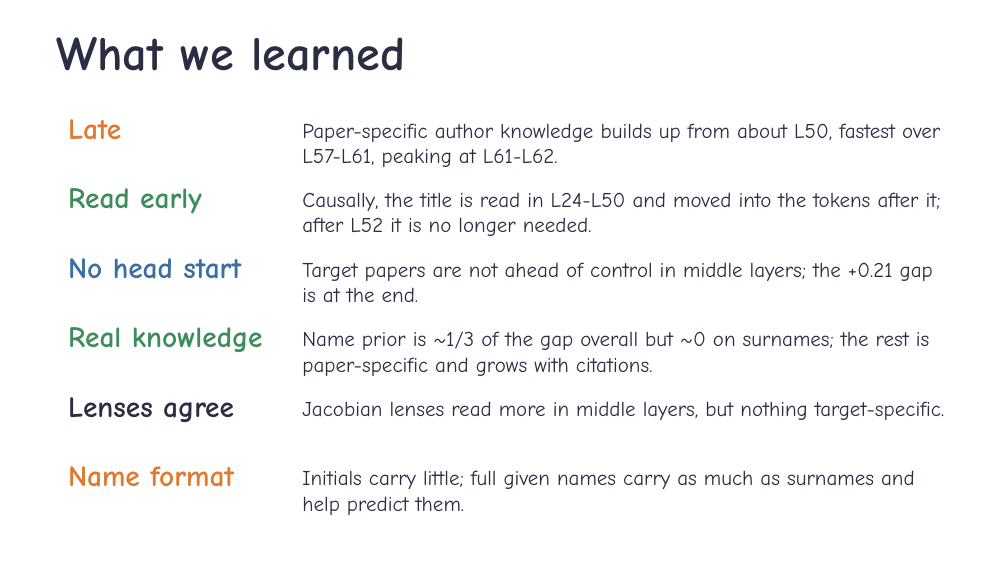
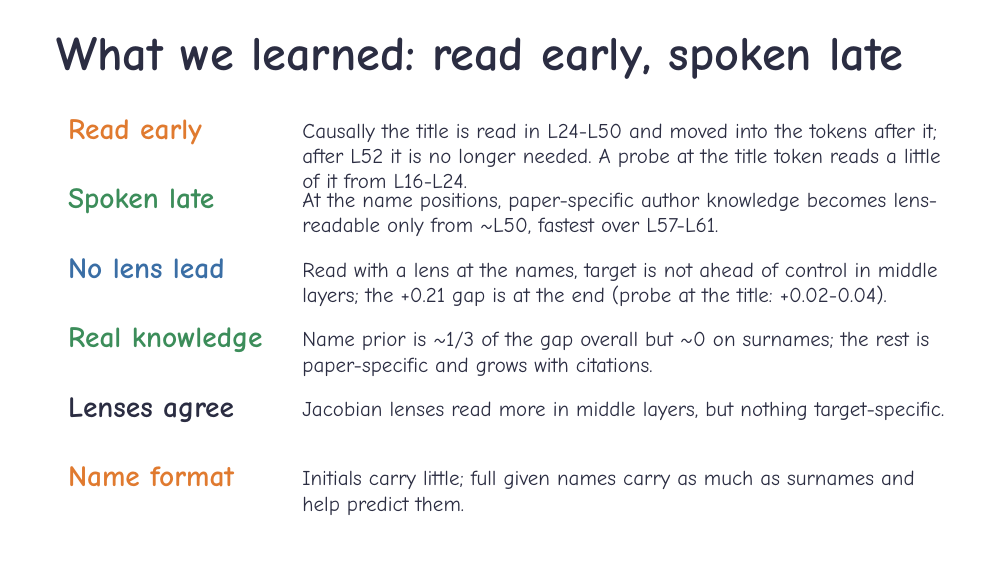
Before and after one commit to ZhiQ1/jlens-authorship-recall, a slide deck: slide 13 of experiment_files/351_stage10/reports/talk/Stage10_author_readout_talk.pptx (slide 22 before the commit). Drawn at 1008x567 pixels with LibreOffice and Linux fonts; fonts in the diff are those of the drawing; background and template pictures are left out. Boxes give left, top, right and bottom in pixels: in the first picture for what was removed or moved away, otherwise in the second. Text is boxed around its words. In the diff, an @@ line names an element or a change of style, - is before the commit and + after.

Commit message:
Report and talk: data provenance, label and lens-fitting details, Stage 11 design details, read-early/spoken-late wording; Stage 12 fit takeover

```diff
--- a/experiment_files/351_stage10/reports/talk/Stage10_author_readout_talk.pptx
+++ b/experiment_files/351_stage10/reports/talk/Stage10_author_readout_talk.pptx
@@ text at [57,37,903,79]: text changed @@
-What we learned
+What we learned: read early, spoken late
@@ text "Read early": place and size @@
-text "Read early" at [68,188,202,214]
+text "Read early" at [68,119,202,145]
@@ text "Read early" at [68,119,202,145]: text colour #3C8D5A to #E07A2F @@
@@ text at [302,123,941,196]: text changed @@
-Paper-specific author knowledge builds up from about L50, fastest over L57-L61, peaking at L61-L62.
+Causally the title is read in L24-L50 and moved into the tokens after it; after L52 it is no longer needed. A probe at the title token reads a little of it from L16-L24.
@@ text at [68,188,214,214]: text changed; text colour #E07A2F to #3C8D5A @@
-Late
+Spoken late
@@ text at [302,192,938,236]: text changed @@
-Causally, the title is read in L24-L50 and moved into the tokens after it; after L52 it is no longer needed.
+At the name positions, paper-specific author knowledge becomes lens-readable only from ~L50, fastest over L57-L61.
@@ text at [68,258,225,279]: text changed @@
-No head start
+No lens lead
@@ text at [302,262,938,306]: text changed @@
-Target papers are not ahead of control in middle layers; the +0.21 gap is at the end.
+Read with a lens at the names, target is not ahead of control in middle layers; the +0.21 gap is at the end (probe at the title: +0.02-0.04).
```
Also in this commit, not shown: 6 other slides changed, 2 slides added, 5 other files.
